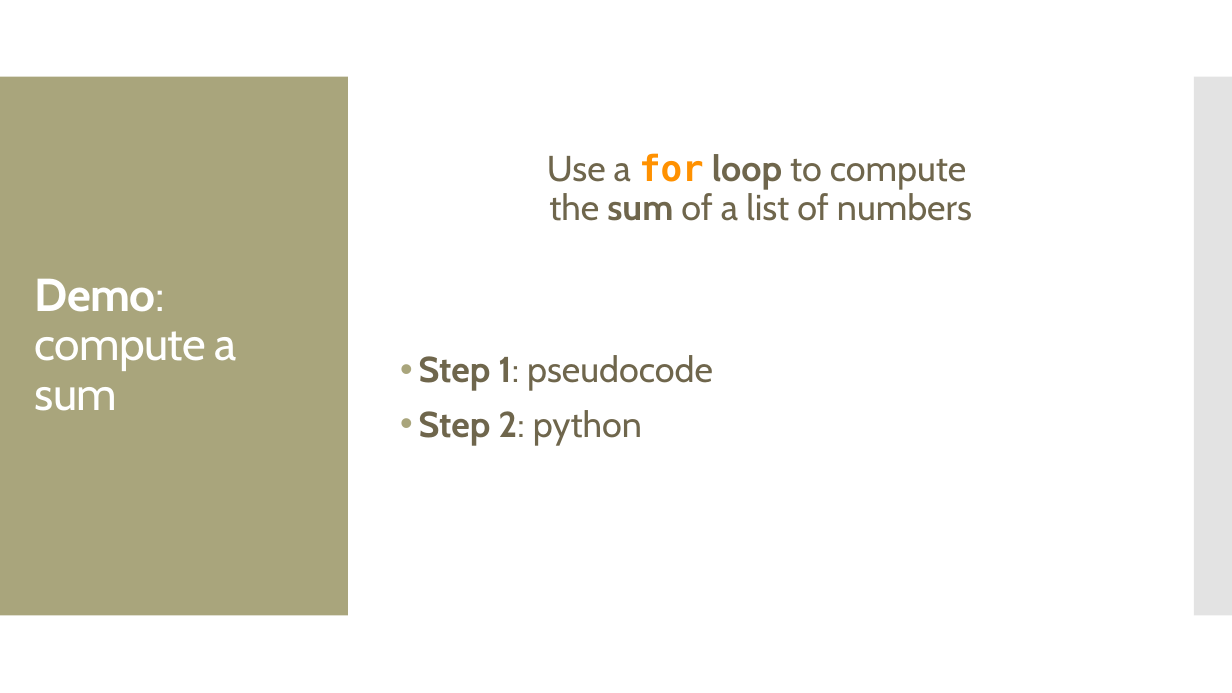
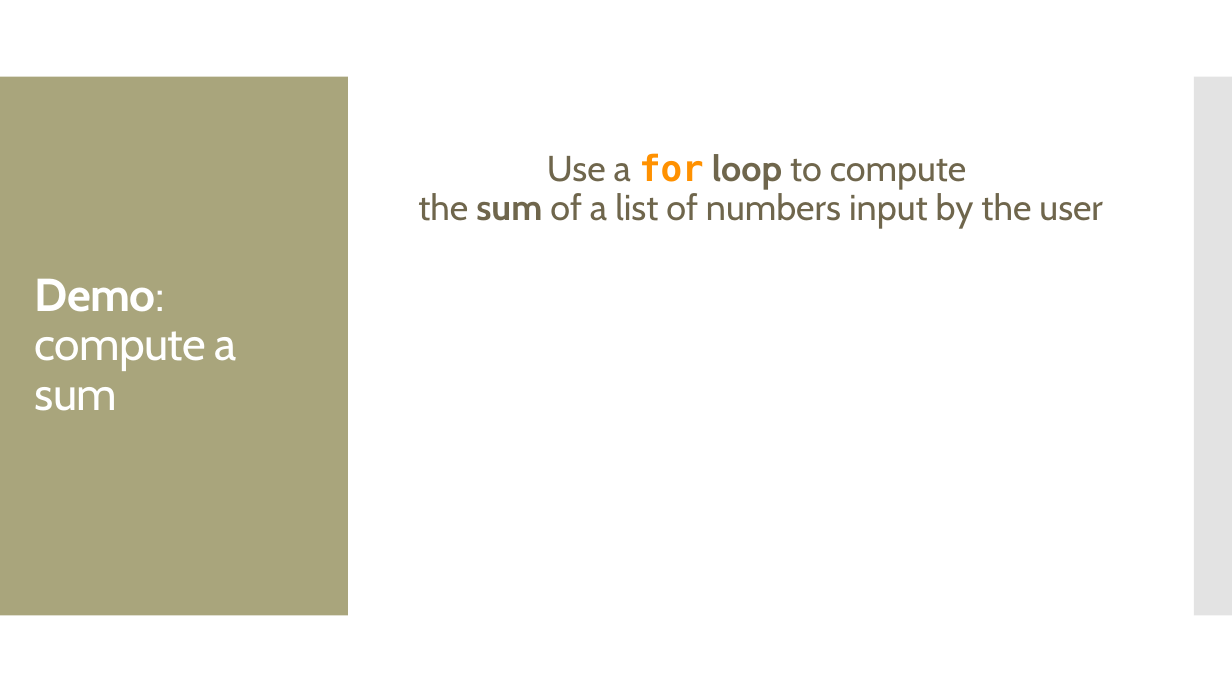
Before and after one commit to amosca01/CAIS117-S24, a slide deck: slide 26 of slides/17-for-loops.pptx (slide 9 before the commit). Drawn at 1232x693 pixels with LibreOffice and Linux fonts; fonts in the diff are those of the drawing. Boxes give left, top, right and bottom in pixels: in the first picture for what was removed or moved away, otherwise in the second. Text is boxed around its words. In the diff, an @@ line names an element or a change of style, - is before the commit and + after.

```diff
--- a/slides/17-for-loops.pptx
+++ b/slides/17-for-loops.pptx
@@ text at (418, 193, 1103, 229): text changed @@
-the sum of a list of numbers
-• Step 1: pseudocode
-• Step 2: python
+the sum of a list of numbers input by the user
```
Also in this commit, not shown: 6 other slides changed, 17 slides added, 5 slides removed, 15 other files.
